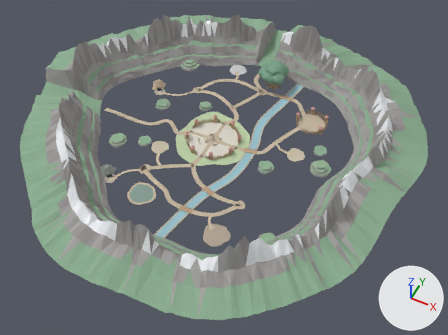
A saved change to the glTF model assets/models/map_field_forest.glb.
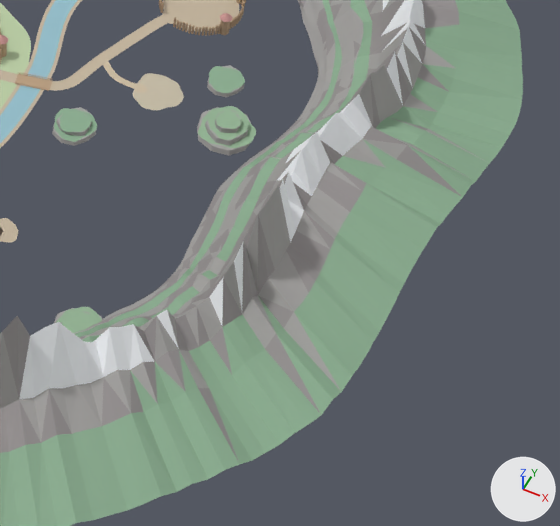
Old and new are each drawn whole from a camera (50 mm lens) standing at (183.0, -353.0, 408.0) and looking at (18.0, -25.0, -2.0) and again close up on the part from 53% to 98% of the width and 36% to 93% of the height. The lights are fixed; the arrows at lower right show +X, +Y and +Z. The older version's two pictures come first. Vertices at exactly the same position are counted once.

Names of what the first close-up shows: 'Z_field_forest_agua_rio_1', 'Z_field_forest_chao_cacador', 'Z_field_forest_chao_clareira', 'Z_field_forest_estrada_E', 'Z_field_forest_margem_rio_1', 'Z_field_forest_morro_grama_afloramento_3_0', 'Z_field_forest_penhascos', 'Z_field_forest_praca_bandidos' and 23 more.
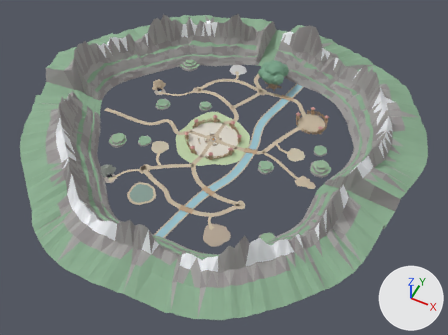
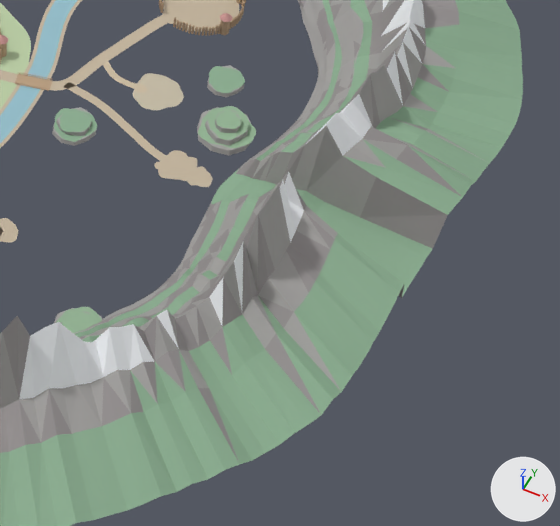
What changed in the scene script:
```text
Change me_z_field_forest_penhascos_mesh:
    where me_z_field_forest_penhascos_mesh.from_pydata(...)  # 3600 vertices, 6720 faces; spans x -193.0..178.0, y -182.0..180.0, z 0.0..54.0
    me_z_field_forest_penhascos_mesh part 1: 84 of the vertices in x 103.0..168.0, y -31.0..-6.0, z 2.0..37.0 are scaled about the mesh origin by (1, 1, 0.18)
    me_z_field_forest_penhascos_mesh part 2: 13 faces spanning x 104.0..125.0, y -27.0..-3.0, z 0.0..31.0 switch from mat_cliff_rock (grey #a6a4a2) to mat_cliff_rock_d (grey #979393)
    me_z_field_forest_penhascos_mesh part 3: 59 faces spanning x 103.0..145.0, y -26.0..-6.0, z 0.0..7.0 switch from mat_cliff_rock (grey #a6a4a2) to mat_cliff_grass (greyish green #8bad90)
    me_z_field_forest_penhascos_mesh part 4: 7 faces spanning x 111.0..135.0, y -28.0..-3.0, z 2.0..31.0 switch from mat_cliff_rock_d (grey #979393) to mat_cliff_rock (grey #a6a4a2)
    me_z_field_forest_penhascos_mesh part 5: 42 faces spanning x 102.0..167.0, y -23.0..-3.0, z 0.0..5.0 switch from mat_cliff_rock_d (grey #979393) to mat_cliff_grass (greyish green #8bad90)
    me_z_field_forest_penhascos_mesh part 6: 8 faces spanning x 114.0..165.0, y -35.0..-3.0, z 3.0..22.0 switch from mat_cliff_grass (greyish green #8bad90) to mat_cliff_rock (grey #a6a4a2)
    me_z_field_forest_penhascos_mesh part 7: 6 faces spanning x 106.0..169.0, y -23.0..-3.0, z 1.0..19.0 switch from mat_cliff_grass (greyish green #8bad90) to mat_cliff_rock_d (grey #979393)
    me_z_field_forest_penhascos_mesh part 8: 4 faces spanning x 121.0..135.0, y -27.0..-3.0, z 4.0..32.0 switch from mat_snow (white #f7f9fd) to mat_cliff_rock (grey #a6a4a2)
    me_z_field_forest_penhascos_mesh part 9: 15 faces spanning x 121.0..133.0, y -24.0..-7.0, z 4.0..7.0 switch from mat_snow (white #f7f9fd) to mat_cliff_grass (greyish green #8bad90)
Add me_z_field_forest_largo_chegada_leste_trilha_mesh:
    me_z_field_forest_largo_chegada_leste_trilha_mesh.from_pydata([(86.63, -12.43, 0.01), (88.17, -8.97, 0.01), (88.63, -13.31, 0.01), (89.97, -9.77, 0.01), (90.99, -14.02, 0.01), (91.47, -10.27, 0.01), (93.46, -13.92, 0.01), (93.04, -10.16, 0.01), (95.61, -13.56, 0.01), (94.99, -9.84, 0.01)], [], [(0, 2, 3), (0, 3, 1), (2, 4, 5), (2, 5, 3), (4, 6, 7), (4, 7, 5), (6, 8, 9), (6, 9, 7)])
    me_z_field_forest_largo_chegada_leste_trilha_mesh.materials.append(mat_road)  # beige #c4b59e
Add ob_z_field_forest_largo_chegada_leste_trilha:
    ob_z_field_forest_largo_chegada_leste_trilha = bpy.data.objects.new('Z_field_forest_largo_chegada_leste_trilha', me_z_field_forest_largo_chegada_leste_trilha_mesh)
    ob_z_field_forest_largo_chegada_leste_trilha.location = (0.0, 0.0, 0.0)
Add ob_z_field_forest_largo_chegada_leste_portal:
    ob_z_field_forest_largo_chegada_leste_portal = bpy.data.objects.new('Z_field_forest_largo_chegada_leste_portal', me_z_field_forest_largo_chegada_leste_portal_mesh)  # 36 vertices, 35 faces; spans x 91.32..99.47, y -15.75..-7.19, z 0.01; in mat_road (beige #c4b59e)
    ob_z_field_forest_largo_chegada_leste_portal.location = (0.0, 0.0, 0.0)
Add ob_z_field_forest_largo_chegada_leste_c:
    ob_z_field_forest_largo_chegada_leste_c = bpy.data.objects.new('Z_field_forest_largo_chegada_leste_c', me_z_field_forest_largo_chegada_leste_c_mesh)  # 30 vertices, 29 faces; spans x 80.77..87.99, y -15.02..-8.37, z 0.01; in mat_road (beige #c4b59e)
    ob_z_field_forest_largo_chegada_leste_c.location = (0.0, 0.0, 0.0)
Add ob_z_field_forest_largo_chegada_leste_b:
    ob_z_field_forest_largo_chegada_leste_b = bpy.data.objects.new('Z_field_forest_largo_chegada_leste_b', me_z_field_forest_largo_chegada_leste_b_mesh)  # 34 vertices, 33 faces; spans x 85.95..94.22, y -12.51..-4.7, z 0.01; in mat_road (beige #c4b59e)
    ob_z_field_forest_largo_chegada_leste_b.location = (0.0, 0.0, 0.0)
Add ob_z_field_forest_largo_chegada_leste:
    ob_z_field_forest_largo_chegada_leste = bpy.data.objects.new('Z_field_forest_largo_chegada_leste', me_z_field_forest_largo_chegada_leste_mesh)  # 55 vertices, 54 faces; spans x 81.72..93.83, y -16.99..-4.17, z 0.01; in mat_road (beige #c4b59e)
    ob_z_field_forest_largo_chegada_leste.location = (0.0, 0.0, 0.0)
Add ob_z_field_forest_estrada_leste:
    ob_z_field_forest_estrada_leste = bpy.data.objects.new('Z_field_forest_estrada_leste', me_z_field_forest_estrada_leste_mesh)  # 68 vertices, 66 faces; spans x 41.7..95.5, y -13.2..7.5, z 0.0; in mat_road (beige #c4b59e)
    ob_z_field_forest_estrada_leste.location = (0.0, 0.0, 0.0)
```

Location of each change, (x1, y1, x2, y2) in pixels of the close-ups (560 x 526 px; the box of a moved part takes in the faces that stretch with it):
'Z_field_forest_estrada_leste', added: after (64, 82, 202, 180)
'Z_field_forest_largo_chegada_leste', added (beige): after (158, 150, 197, 181)
'Z_field_forest_largo_chegada_leste_portal', added: after (187, 166, 213, 187)
'Z_field_forest_largo_chegada_leste_trilha', added: after (173, 164, 201, 182)
'Z_field_forest_largo_chegada_leste_b', added: after (188, 157, 199, 172)
part 1 of me_z_field_forest_penhascos_mesh, moved or reshaped: before (213, 154, 441, 272); after (225, 146, 432, 297)
part 2 of me_z_field_forest_penhascos_mesh, recoloured: before (216, 152, 281, 203); after (237, 145, 305, 180)
part 3 of me_z_field_forest_penhascos_mesh, recoloured: before (217, 150, 360, 223); after (217, 174, 358, 229)
part 4 of me_z_field_forest_penhascos_mesh, recoloured: before (240, 141, 342, 205); after (265, 155, 343, 202)
part 5 of me_z_field_forest_penhascos_mesh, recoloured: before (212, 148, 414, 213); after (212, 170, 426, 257)
part 6 of me_z_field_forest_penhascos_mesh, recoloured: before (250, 152, 410, 284); after (270, 152, 404, 298)
part 7 of me_z_field_forest_penhascos_mesh, recoloured: before (222, 159, 447, 223); after (247, 159, 448, 249)
part 8 of me_z_field_forest_penhascos_mesh, recoloured: before (278, 125, 343, 195); after (305, 125, 343, 191)
part 9 of me_z_field_forest_penhascos_mesh, recoloured: before (277, 132, 330, 196); after (301, 191, 319, 213)
